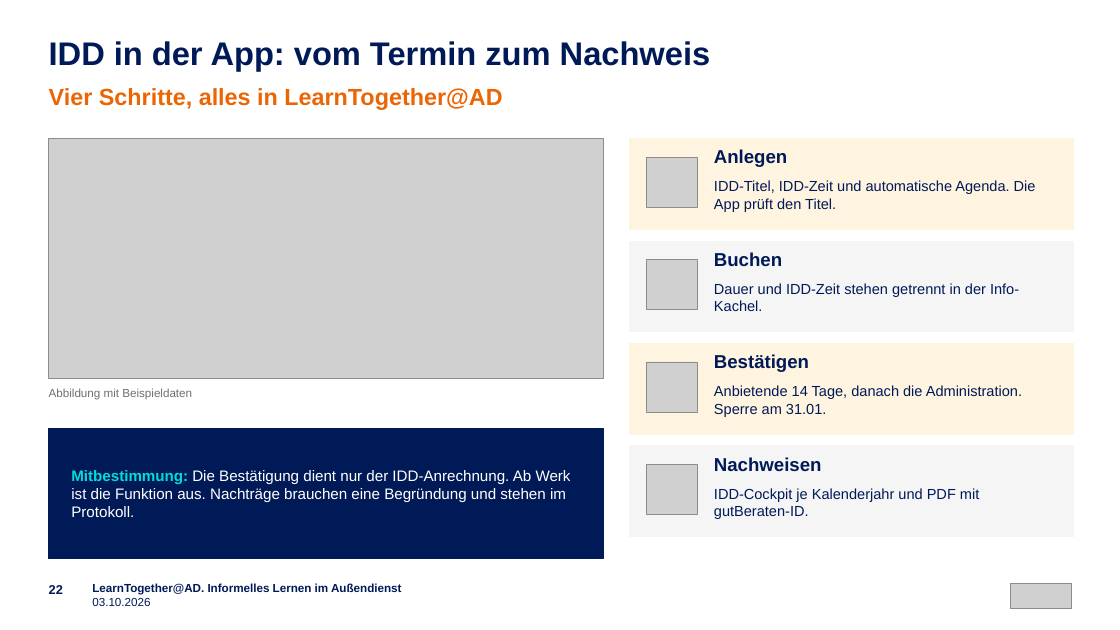
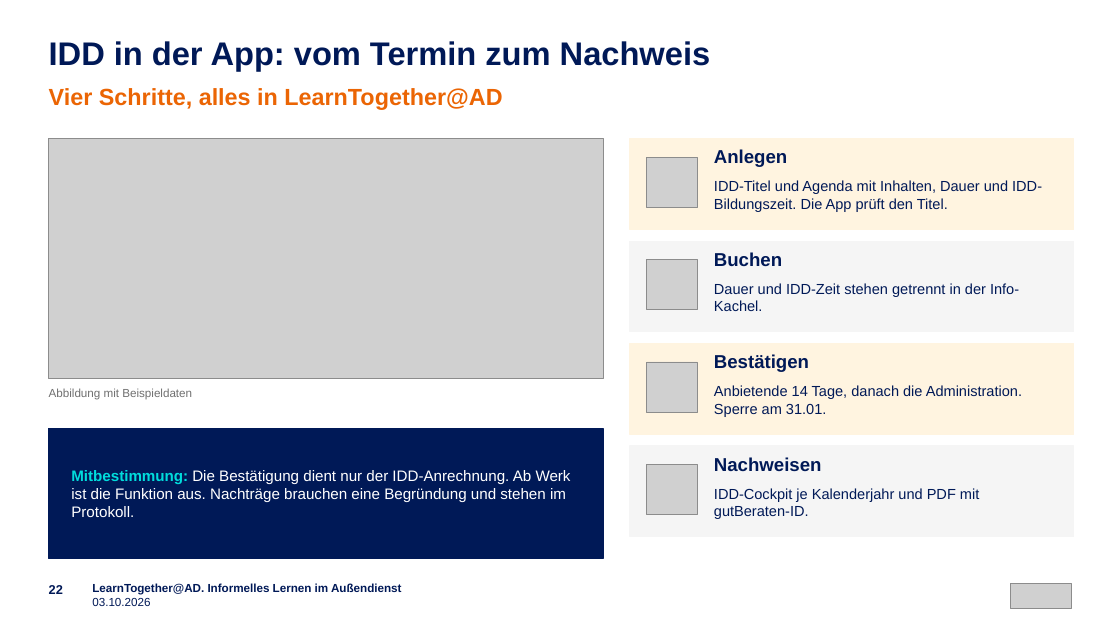
Before and after one commit to emplush/ruv_learntogether, a slide deck: slide 22 of docs/LearnTogether-AD_Praesentation.pptx. Drawn at 1120x630 pixels with LibreOffice and Linux fonts; fonts in the diff are those of the drawing; grey boxes stand for pictures. Boxes give left, top, right and bottom in pixels: in the first picture for what was removed or moved away, otherwise in the second. Text is boxed around its words. In the diff, an @@ line names an element or a change of style, - is before the commit and + after.

```diff
--- a/docs/LearnTogether-AD_Praesentation.pptx
+++ b/docs/LearnTogether-AD_Praesentation.pptx
@@ text at (714,180,1042,212): text changed @@
-IDD-Titel, IDD-Zeit und automatische Agenda. Die App prüft den Titel.
+IDD-Titel und Agenda mit Inhalten, Dauer und IDD-Bildungszeit. Die App prüft den Titel.
```
Also in this commit, not shown: 1 other slide changed, 52 other files.
